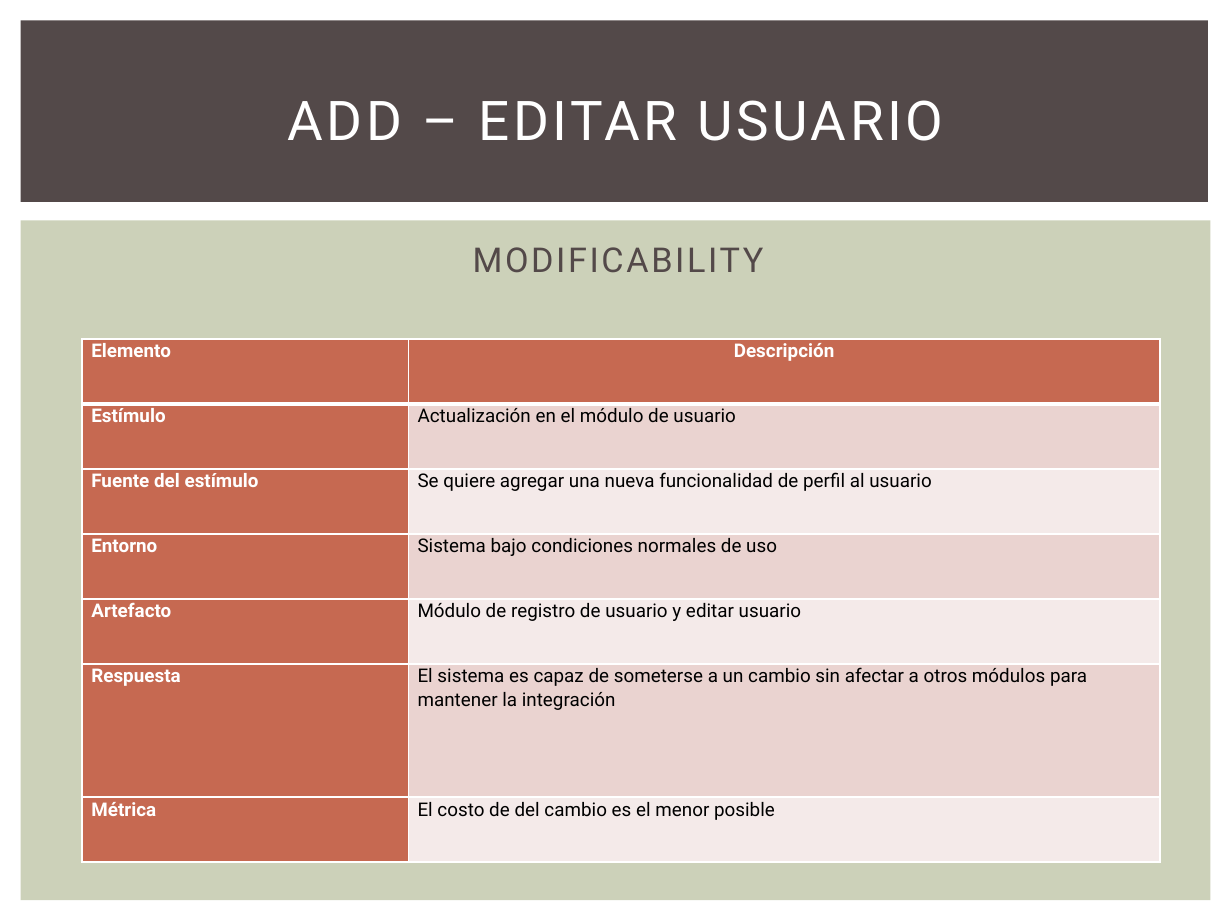
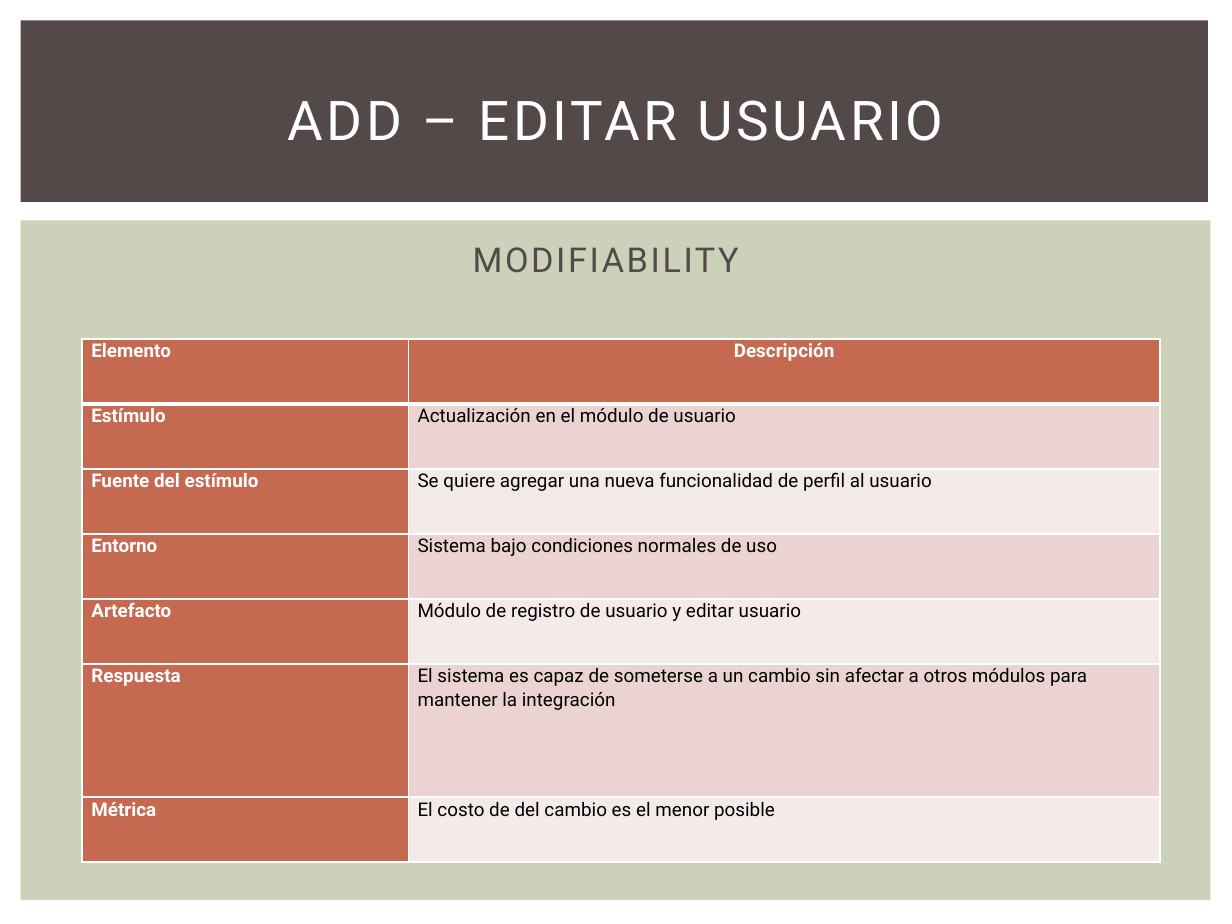
Before and after one commit to GesekCore/Arquitectura-de-Software-2015-01, a slide deck: slide 23 of TB-02 PPT.pptx (slide 22 before the commit). Drawn at 1232x924 pixels with LibreOffice and Linux fonts; fonts in the diff are those of the drawing. Boxes give left, top, right and bottom in pixels: in the first picture for what was removed or moved away, otherwise in the second. Text is boxed around its words. In the diff, an @@ line names an element or a change of style, - is before the commit and + after.

```diff
--- a/TB-02 PPT.pptx
+++ b/TB-02 PPT.pptx
@@ text at (473,247,739,273): text changed @@
-MODIFICABILITY
+MODIFIABILITY
```
Also in this commit, not shown: 2 other slides changed, 2 slides added.
